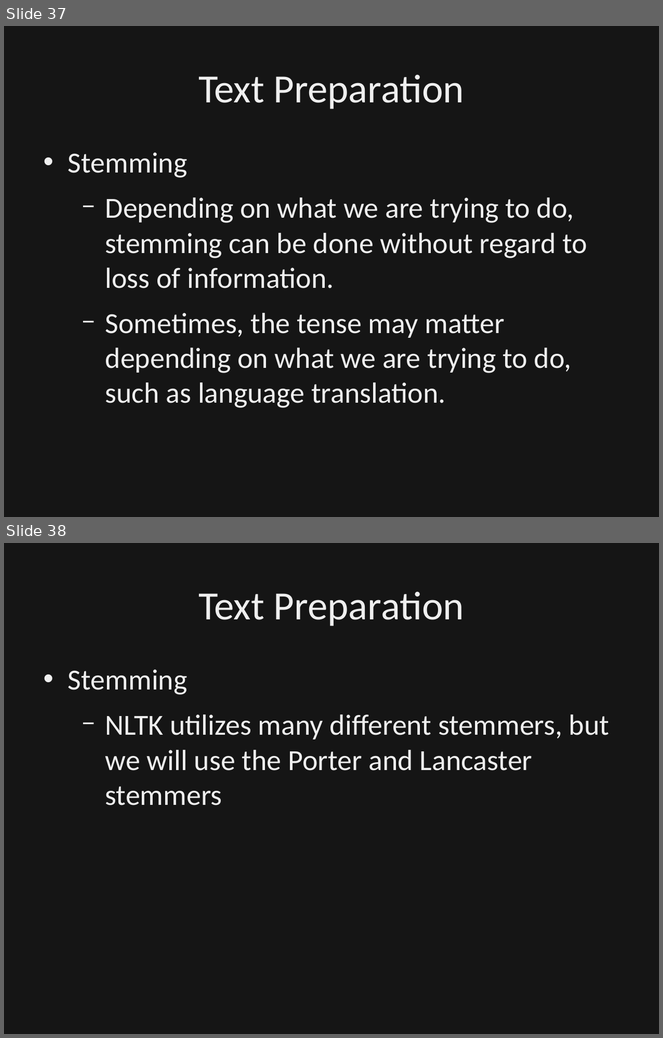
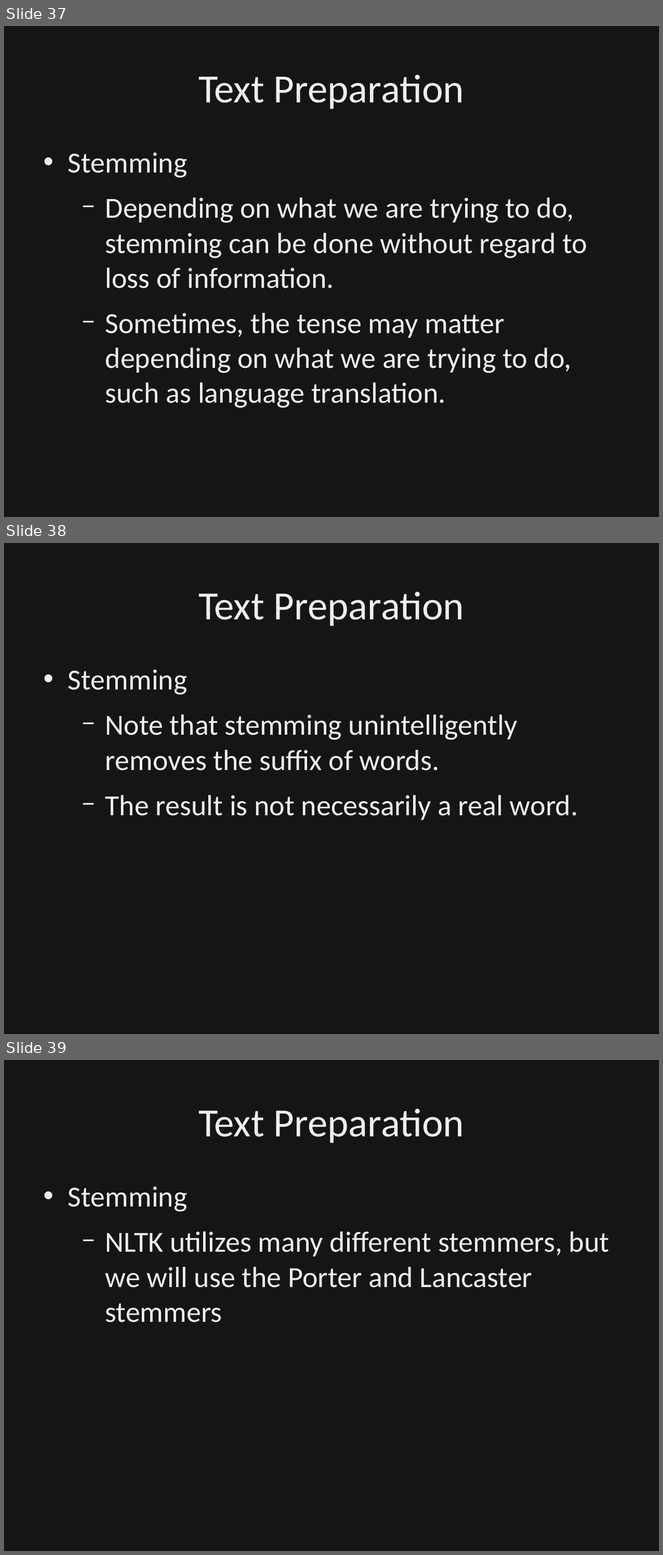
Before and after one commit to dbowmans46/PracticalProgramming, a slide deck: Session 7 - Python/Instructional Material/Session 7 - Python Brief Intro to NLP.odp. Shown one above the other, each under a label of ours: slides 37 and 38 before the commit, slides 37, 38 and 39 after it. The pictures are 663x1038 and 663x1555 pixels, drawn with LibreOffice and Linux fonts; fonts in the diff are those of the drawing; background and template pictures are left out; a plain dark background stands for a picture behind light text. Boxes give left, top, right and bottom in pixels: in the first picture for what was removed or moved away, otherwise in the second. Text is boxed around its words. In the diff, an @@ line names an element or a change of style, - is before the commit and + after.

Commit message:
Added slides and code for lemmatization.  Added references.  Clarified stemming slides, and added stemming example code.

```diff
--- a/Session 7 - Python/Instructional Material/Session 7 - Python Brief Intro to NLP.odp
+++ b/Session 7 - Python/Instructional Material/Session 7 - Python Brief Intro to NLP.odp
@@ slide 38 added at box(4, 543, 659, 1034), background picture (left out) @@
@@ rectangle added at box(4, 543, 659, 1034), fill #000000 at 50% opacity, outline #000000 0 pt @@
@@ title added at box(198, 591, 465, 626), 44 pt, text #EFEFEF @@
+Text Preparation
@@ text added at box(68, 669, 578, 820), 32 pt, text #EFEFEF @@
+• Stemming
+  − Note that stemming unintelligently removes the suffix of words.
+  − The result is not necessarily a real word.
@@ what was slide 38 is now slide 39 @@
```
Also in this commit, not shown: 6 slides changed, 4 other slides added, 1 other file.
